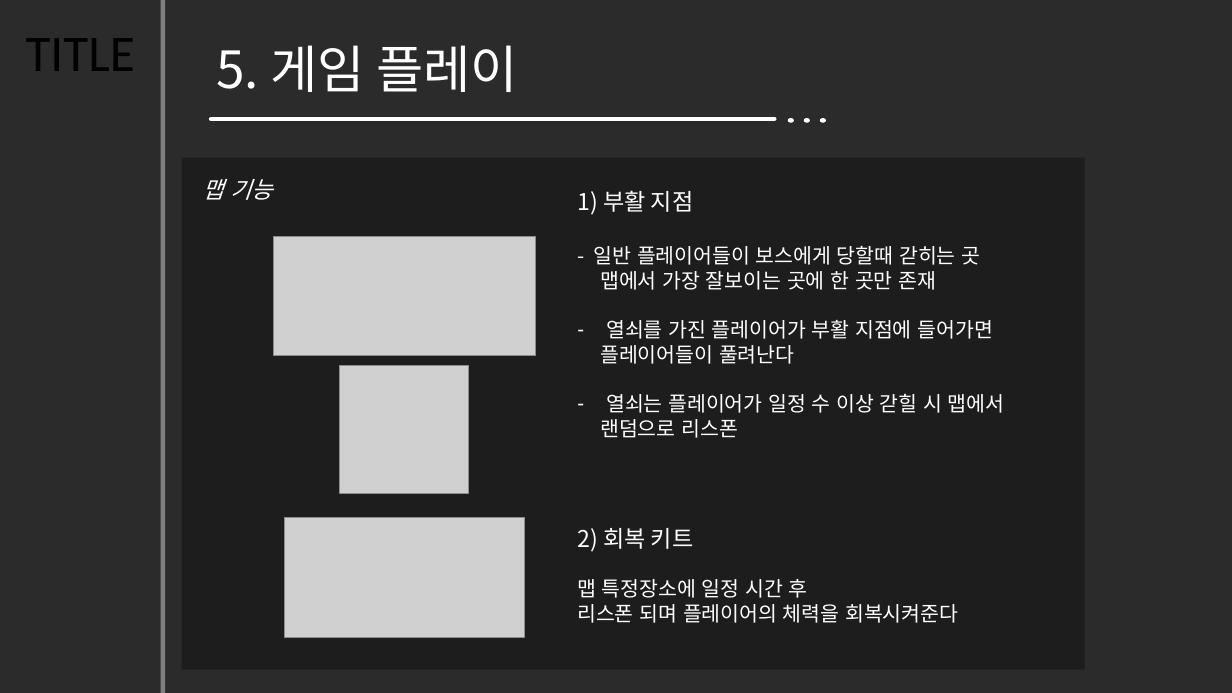
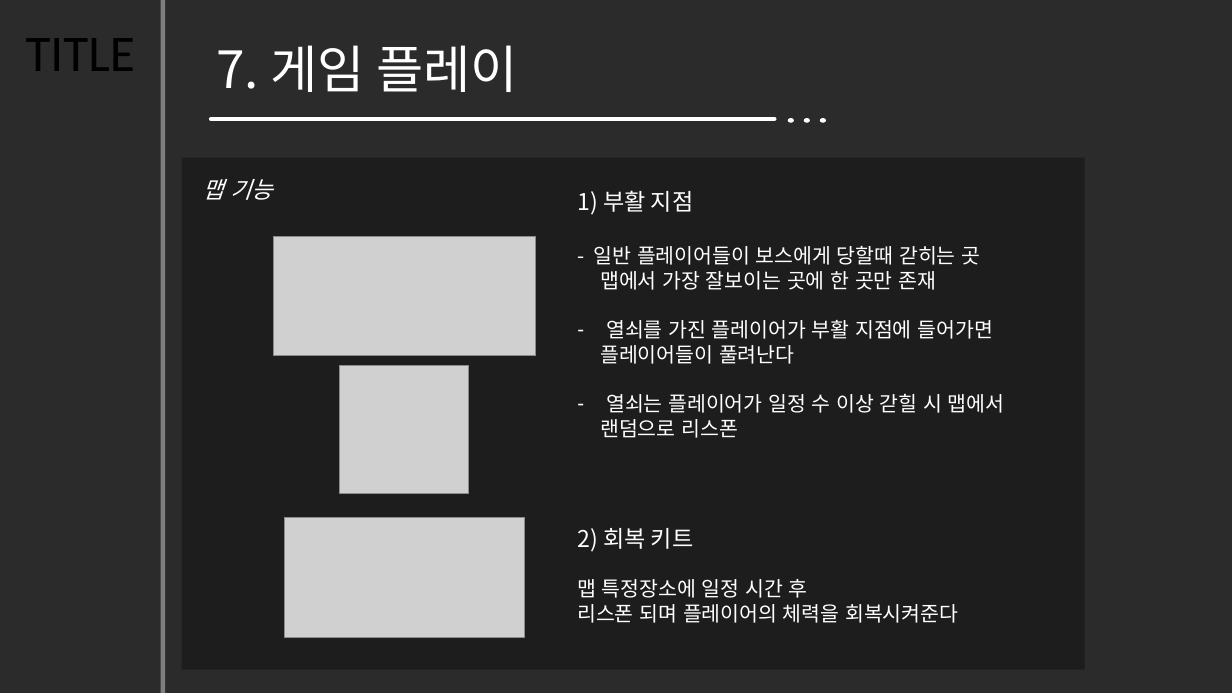
Before and after one commit to hajeongyeon/capstone_design, a slide deck: slide 11 of planning/졸업작품 제안서.pptx (slide 8 before the commit). Drawn at 1232x693 pixels with LibreOffice and Linux fonts; fonts in the diff are those of the drawing; grey boxes stand for pictures; background and template pictures are left out; a plain dark background stands for a picture behind light text. Boxes give left, top, right and bottom in pixels: in the first picture for what was removed or moved away, otherwise in the second. Text is boxed around its words. In the diff, an @@ line names an element or a change of style, - is before the commit and + after.

Commit message:
타 게임과의 비교 추가

```diff
--- a/planning/졸업작품 제안서.pptx
+++ b/planning/졸업작품 제안서.pptx
@@ text at <box>216,45,518,92</box>: text changed @@
-5. 게임 플레이
+7. 게임 플레이
```
Also in this commit, not shown: 7 other slides changed, 3 slides added.
